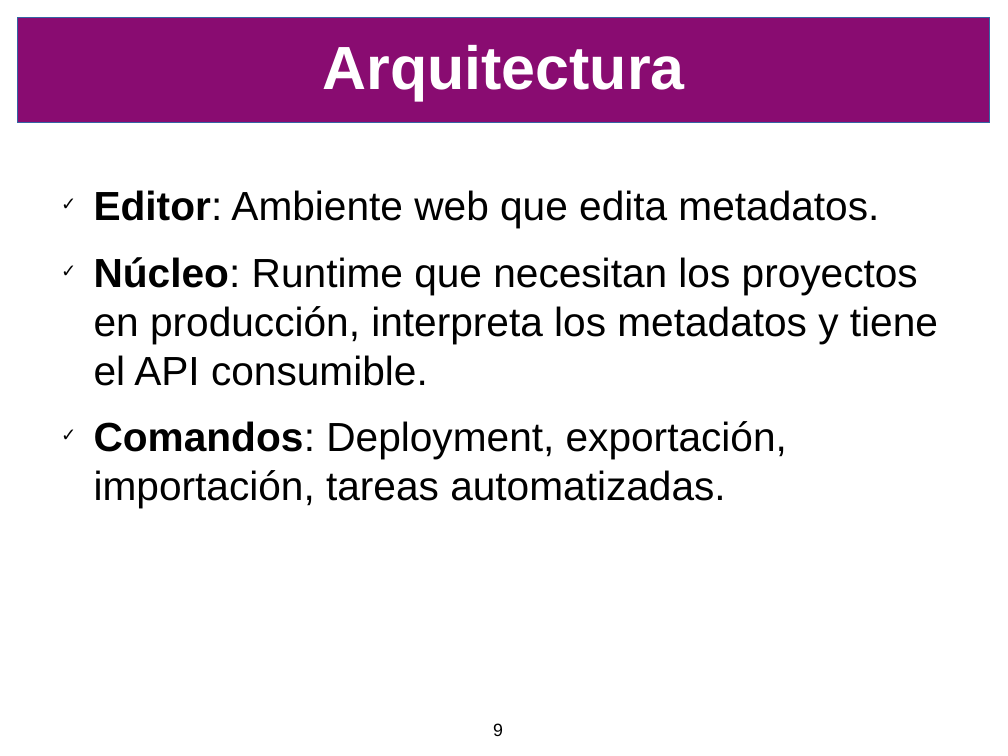
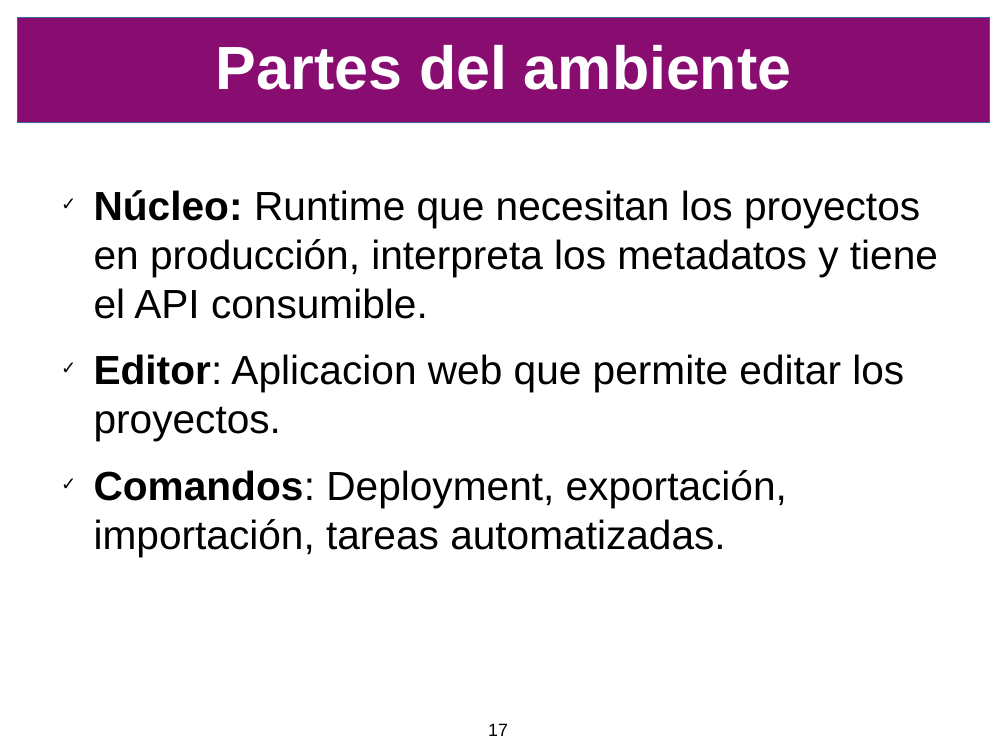
Before and after one commit to SIU-Toba/framework, a slide deck: slide 17 of doc/presentacion/CafeConf2006.odp (slide 9 before the commit). Drawn at 1008x756 pixels with LibreOffice and Linux fonts; fonts in the diff are those of the drawing; background and template pictures are left out. Boxes give left, top, right and bottom in pixels: in the first picture for what was removed or moved away, otherwise in the second. Text is boxed around its words. In the diff, an @@ line names an element or a change of style, - is before the commit and + after.

```diff
--- a/doc/presentacion/CafeConf2006.odp
+++ b/doc/presentacion/CafeConf2006.odp
@@ title at <box>216,44,791,90</box>: text changed @@
-Arquitectura
+Partes del ambiente
@@ text at <box>94,190,879,228</box>: paragraph removed @@
-✓ Editor: Ambiente web que edita metadatos.
@@ text at <box>94,190,938,556</box>: bold on in "Núcleo:" @@
@@ text at <box>94,354,904,441</box>: paragraph added @@
+✓ Editor: Aplicacion web que permite editar los proyectos.
@@ page number at <box>488,723,508,736</box>: text changed @@
-9
+17
```
Also in this commit, not shown: 13 other slides changed, 10 slides added, 2 slides removed.
